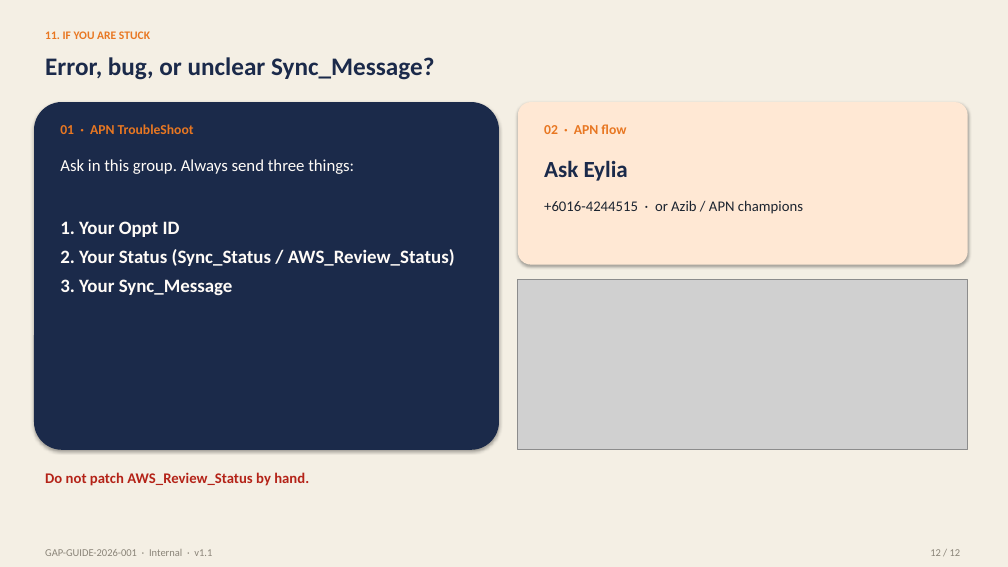
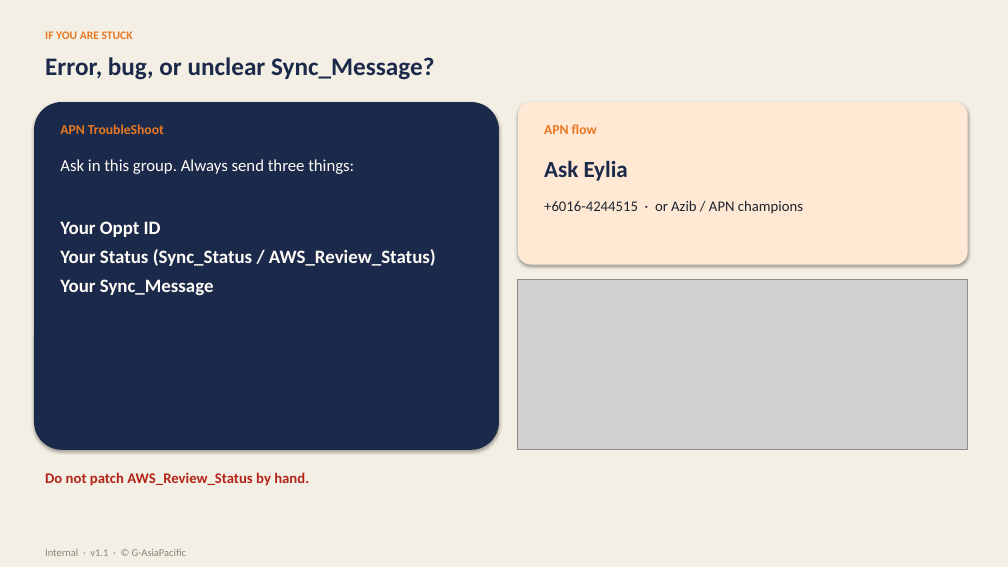
Before and after one commit to azibfikri/apn-opportunity-lark-guide, a slide deck: slide 12 of GAP-GUIDE-2026-001-APN-Opportunity-Lark-Base.pptx. Drawn at 1008x567 pixels with LibreOffice and Linux fonts; fonts in the diff are those of the drawing; grey boxes stand for pictures. Boxes give left, top, right and bottom in pixels: in the first picture for what was removed or moved away, otherwise in the second. Text is boxed around its words. In the diff, an @@ line names an element or a change of style, - is before the commit and + after.

```diff
--- a/GAP-GUIDE-2026-001-APN-Opportunity-Lark-Base.pptx
+++ b/GAP-GUIDE-2026-001-APN-Opportunity-Lark-Base.pptx
@@ text at [45, 31, 133, 39]: text changed @@
-11. IF YOU ARE STUCK
+IF YOU ARE STUCK
@@ text at [60, 124, 164, 134]: text changed @@
-01 · APN TroubleShoot
+APN TroubleShoot
@@ text at [544, 124, 597, 134]: text changed @@
-02 · APN flow
+APN flow
@@ text at [60, 221, 436, 295]: text changed @@
-1. Your Oppt ID
-2. Your Status (Sync_Status / AWS_Review_Status)
-3. Your Sync_Message
+Your Oppt ID
+Your Status (Sync_Status / AWS_Review_Status)
+Your Sync_Message
@@ text at [45, 549, 186, 556]: text changed @@
-GAP-GUIDE-2026-001 · Internal · v1.1
+Internal · v1.1 · © G-AsiaPacific
@@ text removed at [930, 549, 961, 556] @@
-12 / 12
```
Also in this commit, not shown: 11 other slides changed, 1 other file.
